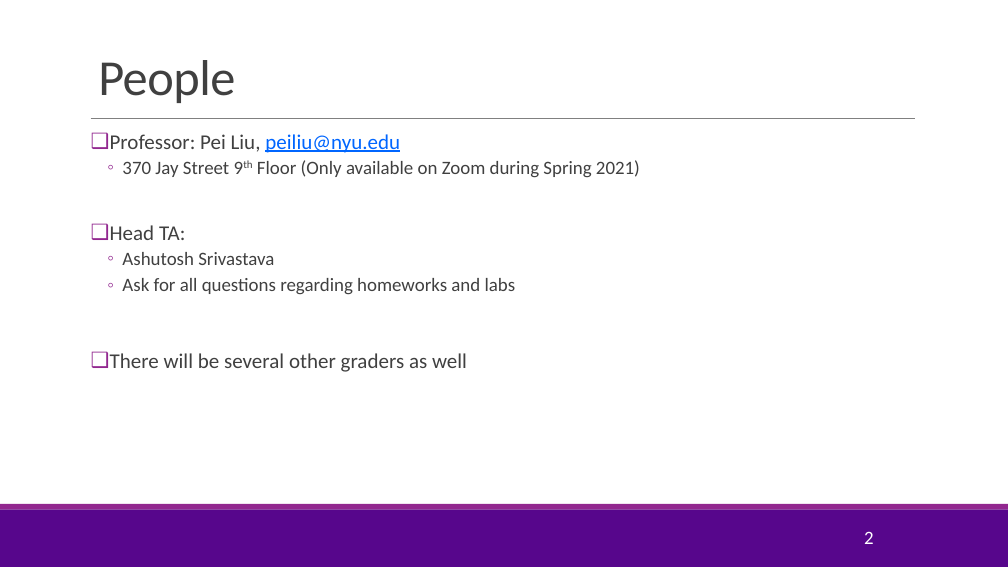
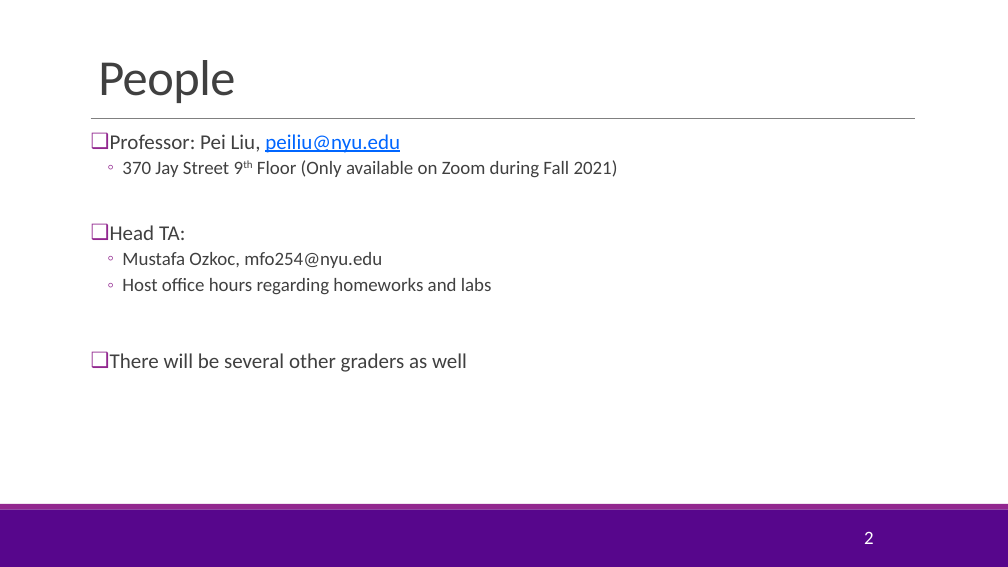
Before and after one commit to pliugithub/MachineLearning, a slide deck: slide 2 of lectures/CourseAdmin.pptx. Drawn at 1008x567 pixels with LibreOffice and Linux fonts; fonts in the diff are those of the drawing; background and template pictures are left out. Boxes give left, top, right and bottom in pixels: in the first picture for what was removed or moved away, otherwise in the second. Text is boxed around its words. In the diff, an @@ line names an element or a change of style, - is before the commit and + after.

```diff
--- a/lectures/CourseAdmin.pptx
+++ b/lectures/CourseAdmin.pptx
@@ text at (122, 160, 618, 178): text changed @@
-  ◦ 370 Jay Street 9th Floor (Only available on Zoom during Spring 2021)
+  ◦ 370 Jay Street 9th Floor (Only available on Zoom during Fall 2021)
@@ text at (122, 252, 492, 295): text changed @@
-  ◦ Ashutosh Srivastava
-  ◦ Ask for all questions regarding homeworks and labs
+  ◦ Mustafa Ozkoc, mfo254@nyu.edu
+  ◦ Host office hours regarding homeworks and labs
```
Also in this commit, not shown: 2 other slides changed, 2 other files.
